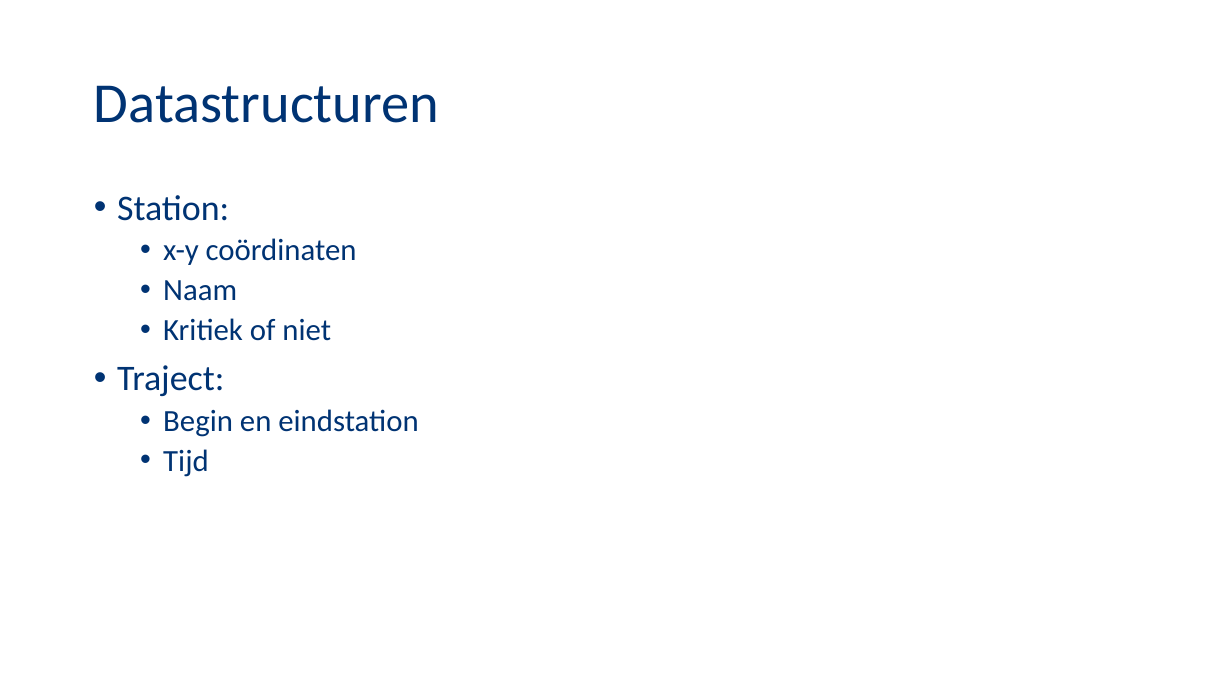
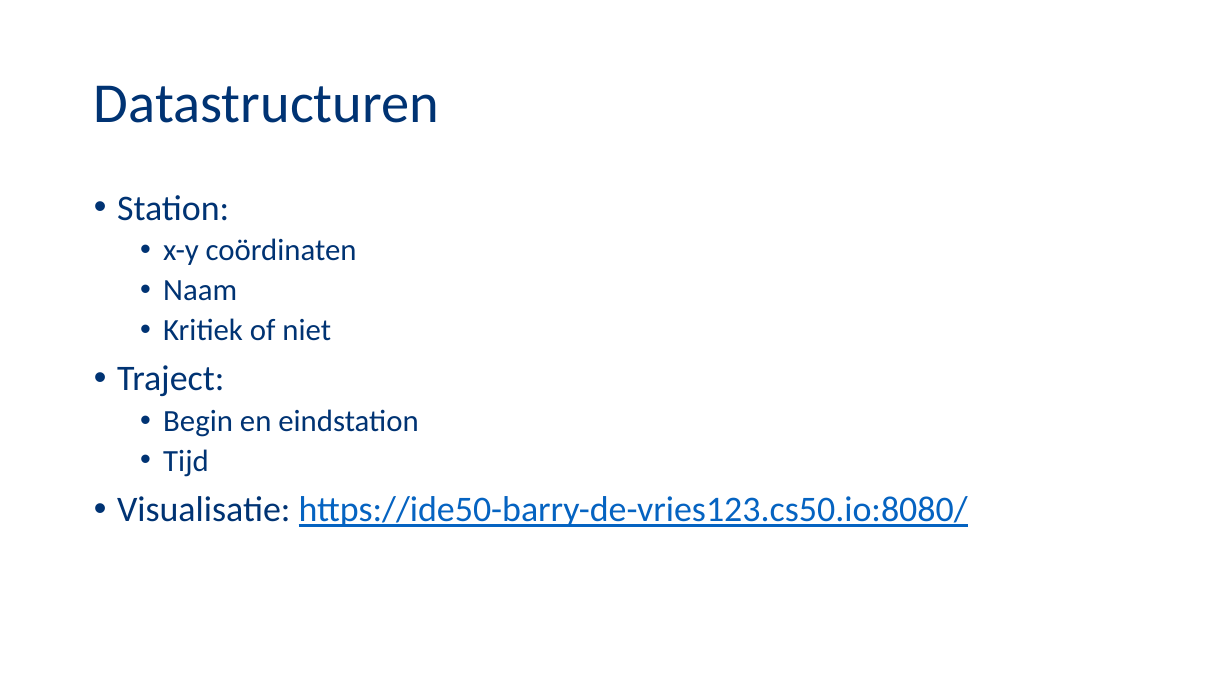
Before and after one commit to NegativeNancy/Team_Arjan, a slide deck: slide 8 of Presentaties/Presentatie1.pptx. Drawn at 1232x693 pixels with LibreOffice and Linux fonts; fonts in the diff are those of the drawing; background and template pictures are left out. Boxes give left, top, right and bottom in pixels: in the first picture for what was removed or moved away, otherwise in the second. Text is boxed around its words. In the diff, an @@ line names an element or a change of style, - is before the commit and + after.

```diff
--- a/Presentaties/Presentatie1.pptx
+++ b/Presentaties/Presentatie1.pptx
@@ text at [117,496,968,527]: paragraph added @@
+• Visualisatie: https://ide50-barry-de-vries123.cs50.io:8080/
```
Also in this commit, not shown: 1 other slide changed, 20 other files.
